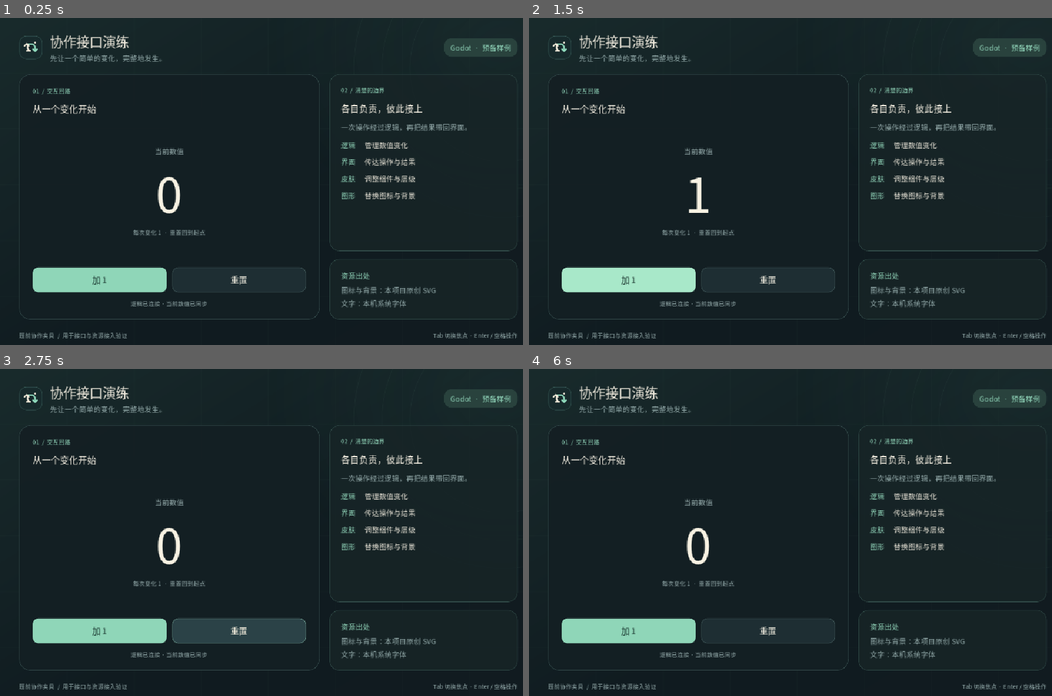
Above: before the commit, frames 1-4 (two rows, left to right).
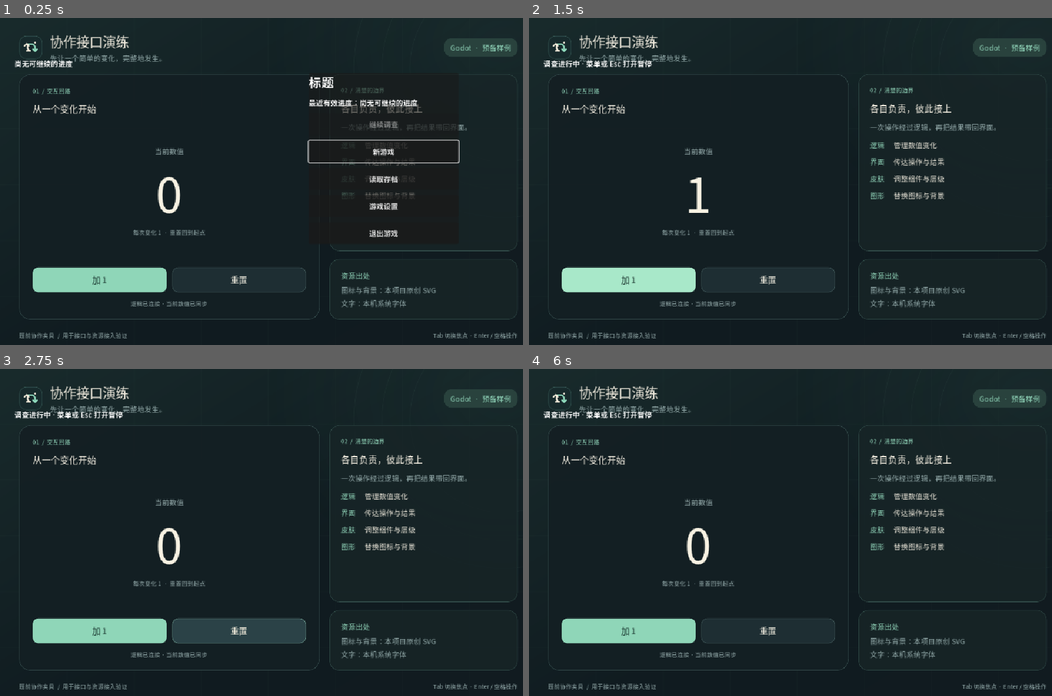
Above: after the commit, the same moments.

Repository: Rossgu25487/gamejam-2026-workspace
Game: Godot game, scene res://main/main.tscn
The game is run twice, just before and just after one commit, with the same random seed, the same clock (stepped at 60 frames per second) and the same inputs.
Inputs (mouse positions are in pixels of both pictures, inside the frame that each line leads up to):
- Up to frame 1 (0.25 s): no input
- Up to frame 2 (1.5 s): click (910, 152) at 0.5 s, where only the run after the commit has a clickable "新游戏"; click "加 1" at 1.25 s
- Up to frame 3 (2.75 s): click "重置" at 2 s
- Up to frame 4 (6 s): click "加 1" at 2.75 s; click "重置" at 3.5 s; click "加 1" at 4.25 s; click "重置" at 5 s; tap Enter at 5.75 s; move the mouse to (764, 597) at 5.77 s; click (764, 597) at 5.92 s

The runs differ from the first frame. In frame 1, 2.5% of the frame differs, in the area x 2-88%, y 13-69%; in frame 2, 0.3%; in frame 3, 0.3%; in frame 4, 0.3%.

Commit message:
接入入口与导航基础流程

Diff:
--- a/game/main/main.gd
+++ b/game/main/main.gd
@@ -5,23 +5,250 @@
 @export var demo_config: Resource = preload("res://data/demo_config.tres")
 @onready var counter_view: Control = $CounterView
 var model: RefCounted
-
+var navigation_layer: Control
+var title_panel: PanelContainer
+var pause_panel: PanelContainer
+var confirm_panel: PanelContainer
+var subpage_panel: PanelContainer
+var status_label: Label
+var title_continue: Button
+var title_new: Button
+var title_load: Button
+var title_settings: Button
+var title_exit: Button
+var pause_resume: Button
+var pause_save: Button
+var pause_load: Button
+var pause_settings: Button
+var pause_title: Button
+var pause_exit: Button
+var confirm_cancel: Button
+var confirm_direct: Button
+var confirm_accept: Button
+var current_layer := "title"
+var has_progress := false
+var transition_locked := false
 
 func _ready() -> void:
-	model = ModelScript.new()
-	model.configure(demo_config.initial_value, demo_config.step)
-	model.value_changed.connect(counter_view.show_value)
-	counter_view.increment_requested.connect(_on_increment_requested)
-	counter_view.reset_requested.connect(_on_reset_requested)
-	counter_view.set_connected(true)
-	counter_view.set_step(demo_config.step)
-	counter_view.show_value(model.read_value())
-	get_window().min_size = Vector2i(860, 560)
-
+    model = ModelScript.new()
+    model.configure(demo_config.initial_value, demo_config.step)
+    model.value_changed.connect(counter_view.show_value)
+    counter_view.increment_requested.connect(_on_increment_requested)
+    counter_view.reset_requested.connect(_on_reset_requested)
+    counter_view.set_connected(true)
+    counter_view.set_step(demo_config.step)
+    counter_view.show_value(model.read_value())
+    get_window().min_size = Vector2i(860, 560)
+    _build_navigation()
+
+func _button(parent: Control, text: String, callback: Callable) -> Button:
+    var button := Button.new()
+    button.text = text
+    button.custom_minimum_size = Vector2(280, 48)
+    button.pressed.connect(callback)
+    parent.add_child(button)
+    return button
+
+func _panel(title: String, detail: String) -> PanelContainer:
+    var panel := PanelContainer.new()
+    panel.custom_minimum_size = Vector2(330, 0)
+    var box := VBoxContainer.new()
+    box.add_theme_constant_override("separation", 12)
+    panel.add_child(box)
+    var heading := Label.new()
+    heading.text = title
+    heading.add_theme_font_size_override("font_size", 28)
+    box.add_child(heading)
+    var subtitle := Label.new()
+    subtitle.text = detail
+    subtitle.autowrap_mode = TextServer.AUTOWRAP_WORD_SMART
+    box.add_child(subtitle)
+    return panel
+
+func _build_navigation() -> void:
+    navigation_layer = Control.new()
+    navigation_layer.set_anchors_and_offsets_preset(Control.PRESET_FULL_RECT)
+    navigation_layer.mouse_filter = Control.MOUSE_FILTER_IGNORE
+    add_child(navigation_layer)
+    status_label = Label.new()
+    status_label.position = Vector2(32, 88)
+    navigation_layer.add_child(status_label)
+    _build_title()
+    _build_pause()
+    _build_confirm()
+    _build_subpage()
+    _show_title()
+
+func _build_title() -> void:
+    title_panel = _panel("标题", "最近有效进度：尚无可继续的进度")
+    title_panel.position = Vector2(680, 120)
+    navigation_layer.add_child(title_panel)
+    var box := title_panel.get_child(0) as VBoxContainer
+    title_continue = _button(box, "继续调查", _on_continue)
+    title_new = _button(box, "新游戏", _on_new_game)
+    title_load = _button(box, "读取存档", _on_load)
+    title_settings = _button(box, "游戏设置", _on_settings)
+    title_exit = _button(box, "退出游戏", _on_title_exit)
+    title_continue.disabled = true
+    title_load.disabled = true
+    status_label.text = "正在读取进度"
+    call_deferred("_finish_scan")
+
+func _finish_scan() -> void:
+    await get_tree().create_timer(0.2).timeout
+    status_label.text = "尚无可继续的进度"
+    title_load.disabled = false
+    title_new.grab_focus()
+
+func _build_pause() -> void:
+    pause_panel = _panel("暂停菜单", "当前调查与选择已保留")
+    pause_panel.position = Vector2(650, 90)
+    navigation_layer.add_child(pause_panel)
+    var box := pause_panel.get_child(0) as VBoxContainer
+    pause_resume = _button(box, "继续调查", _on_resume)
+    pause_save = _button(box, "保存游戏", _on_save)
+    pause_load = _button(box, "读取存档", _on_load)
+    pause_settings = _button(box, "游戏设置", _on_settings)
+    pause_title = _button(box, "返回标题", _on_return_title)
+    pause_exit = _button(box, "退出游戏", _on_pause_exit)
+    pause_save.disabled = true
+    pause_panel.hide()
+
+func _build_confirm() -> void:
+    confirm_panel = _panel("离开确认", "当前调查尚未保存。请选择离开方式。")
+    confirm_panel.position = Vector2(610, 150)
+    navigation_layer.add_child(confirm_panel)
+    var box := confirm_panel.get_child(0) as VBoxContainer
+    confirm_cancel = _button(box, "取消", _on_confirm_cancel)
+    confirm_direct = _button(box, "直接返回", _on_confirm_direct)
+    confirm_accept = _button(box, "保存并返回", _on_confirm_accept)
+    confirm_panel.hide()
+
+func _build_subpage() -> void:
+    subpage_panel = _panel("游戏设置", "设置页由设置系统接管；本入口已接通。")
+    subpage_panel.position = Vector2(610, 170)
+    navigation_layer.add_child(subpage_panel)
+    var box := subpage_panel.get_child(0) as VBoxContainer
+    var close := _button(box, "关闭设置", _on_close_subpage)
+    close.name = "CloseSettings"
+    subpage_panel.hide()
+
+func _show_title() -> void:
+    current_layer = "title"
+    title_panel.show()
+    pause_panel.hide()
+    confirm_panel.hide()
+    subpage_panel.hide()
+    title_new.grab_focus()
+
+func _open_pause() -> void:
+    if transition_locked or current_layer != "investigation":
+        return
+    transition_locked = true
+    await get_tree().create_timer(0.2).timeout
+    current_layer = "pause"
+    pause_panel.show()
+    pause_resume.grab_focus()
+    transition_locked = false
+
+func _close_pause() -> void:
+    transition_locked = true
+    await get_tree().create_timer(0.15).timeout
+    current_layer = "investigation"
+    pause_panel.hide()
+    transition_locked = false
+
+func _unhandled_key_input(event: InputEvent) -> void:
+    if event is InputEventKey and event.pressed and event.keycode == KEY_ESCAPE:
+        if current_layer == "confirm": _on_confirm_cancel()
+        elif current_layer == "subpage": _on_close_subpage()
+        elif current_layer == "pause": _on_resume()
+        elif current_layer == "investigation": _open_pause()
+
+func _on_continue() -> void:
+    if not title_continue.disabled: _start_investigation()
+
+func _on_new_game() -> void:
+    _start_investigation()
+
+func _start_investigation() -> void:
+    has_progress = true
+    current_layer = "investigation"
+    title_panel.hide()
+    status_label.text = "调查进行中 · 菜单或 Esc 打开暂停"
+
+func _on_resume() -> void:
+    if current_layer == "pause": _close_pause()
+
+func _on_save() -> void:
+    pause_save.tooltip_text = "当前演练未接入存档系统"
+
+func _on_load() -> void:
+    _open_subpage("读取存档", "读取列表由存档系统提供；当前没有可读取的有效档案。")
+
+func _on_settings() -> void:
+    _open_subpage("游戏设置", "设置页由设置系统接管；关闭后回到原入口。")
+
+func _open_subpage(title: String, detail: String) -> void:
+    current_layer = "subpage"
+    var box := subpage_panel.get_child(0) as VBoxContainer
+    (box.get_child(0) as Label).text = title
+    (box.get_child(1) as Label).text = detail
+    title_panel.hide()
+    pause_panel.hide()
+    subpage_panel.show()
+    (box.get_node("CloseSettings") as Button).grab_focus()
+
+func _on_close_subpage() -> void:
+    subpage_panel.hide()
+    if has_progress:
+        current_layer = "pause"
+        pause_panel.show()
+        pause_settings.grab_focus()
+    else:
+        current_layer = "title"
+        title_panel.show()
+        title_settings.grab_focus()
+
+func _on_return_title() -> void:
+    _open_confirm("返回标题", "保存当前调查后返回标题？", "保存并返回", false)
+
+func _on_pause_exit() -> void:
+    _open_confirm("退出游戏", "保存当前调查后退出游戏？", "保存并退出", true)
+
+func _on_title_exit() -> void:
+    _open_confirm("退出游戏", "确认退出游戏？", "确认退出", true)
+
+func _open_confirm(title: String, detail: String, accept_text: String, exits: bool) -> void:
+    current_layer = "confirm"
+    var box := confirm_panel.get_child(0) as VBoxContainer
+    (box.get_child(0) as Label).text = title
+    (box.get_child(1) as Label).text = detail
+    confirm_direct.text = "直接退出" if exits else "直接返回"
+    confirm_accept.text = accept_text
+    title_panel.hide()
+    pause_panel.hide()
+    confirm_panel.show()
+    confirm_cancel.grab_focus()
+
+func _on_confirm_cancel() -> void:
+    confirm_panel.hide()
+    if has_progress:
+        current_layer = "pause"
+        pause_panel.show()
+        pause_title.grab_focus()
+    else:
+        _show_title()
+        title_exit.grab_focus()
+
+func _on_confirm_direct() -> void:
+    _show_title()
+
+func _on_confirm_accept() -> void:
+    _on_confirm_direct()
 
 func _on_increment_requested() -> void:
-	model.increment()
-
+    model.increment()
 
 func _on_reset_requested() -> void:
-	model.reset()
+    model.reset()
--- /dev/null
+++ b/game/tests/navigation_checks.gd
@@ -0,0 +1,46 @@
+extends SceneTree
+
+func _initialize() -> void:
+    call_deferred("_run")
+
+func _run() -> void:
+    var scene: Control = load("res://main/main.tscn").instantiate()
+    root.add_child(scene)
+    await process_frame
+    await process_frame
+    if scene.current_layer != "title":
+        printerr("NAV_FAILED: initial layer")
+        quit(1)
+        return
+    scene._on_new_game()
+    if scene.current_layer != "investigation":
+        printerr("NAV_FAILED: new game")
+        quit(1)
+        return
+    await scene._open_pause()
+    if scene.current_layer != "pause" or scene.pause_save.disabled == false:
+        printerr("NAV_FAILED: pause state")
+        quit(1)
+        return
+    scene._on_settings()
+    if scene.current_layer != "subpage":
+        printerr("NAV_FAILED: settings subpage")
+        quit(1)
+        return
+    scene._on_close_subpage()
+    if scene.current_layer != "pause":
+        printerr("NAV_FAILED: settings return")
+        quit(1)
+        return
+    scene._on_return_title()
+    if scene.current_layer != "confirm":
+        printerr("NAV_FAILED: leave confirmation")
+        quit(1)
+        return
+    scene._on_confirm_cancel()
+    if scene.current_layer != "pause":
+        printerr("NAV_FAILED: cancel confirmation")
+        quit(1)
+        return
+    print("NAV_PASS: title, new game, pause, settings return and leave confirmation")
+    quit(0)
Not shown, changed: workspace/handoffs/lead.md
